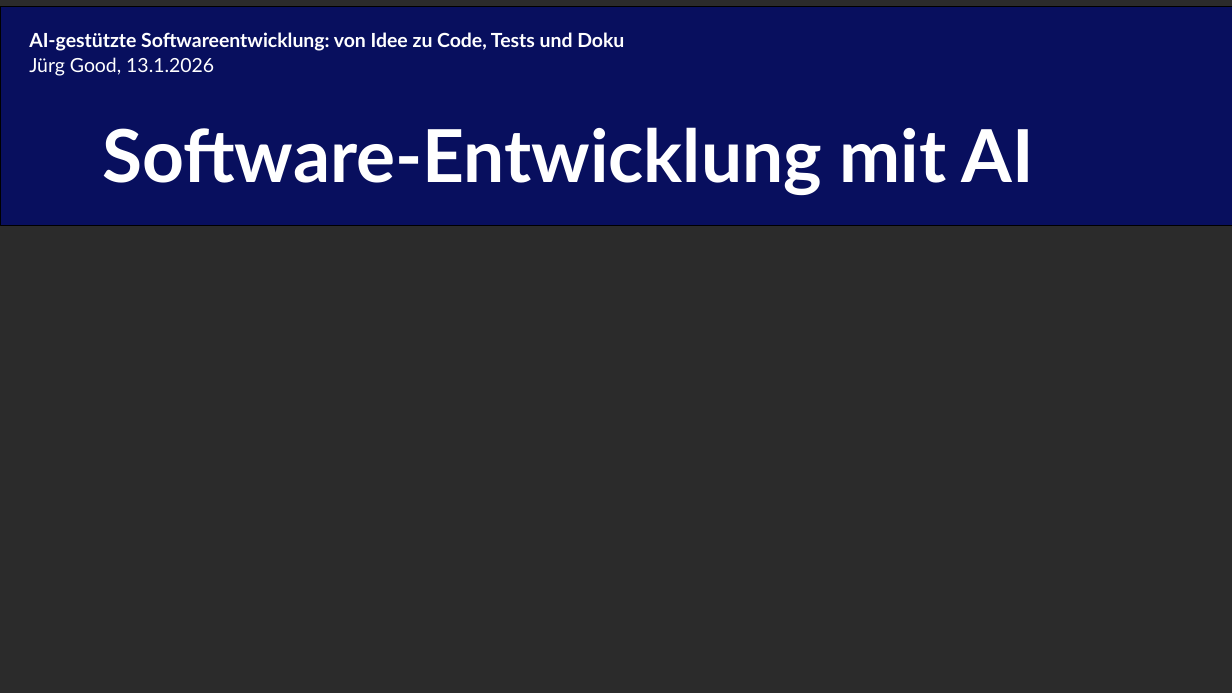
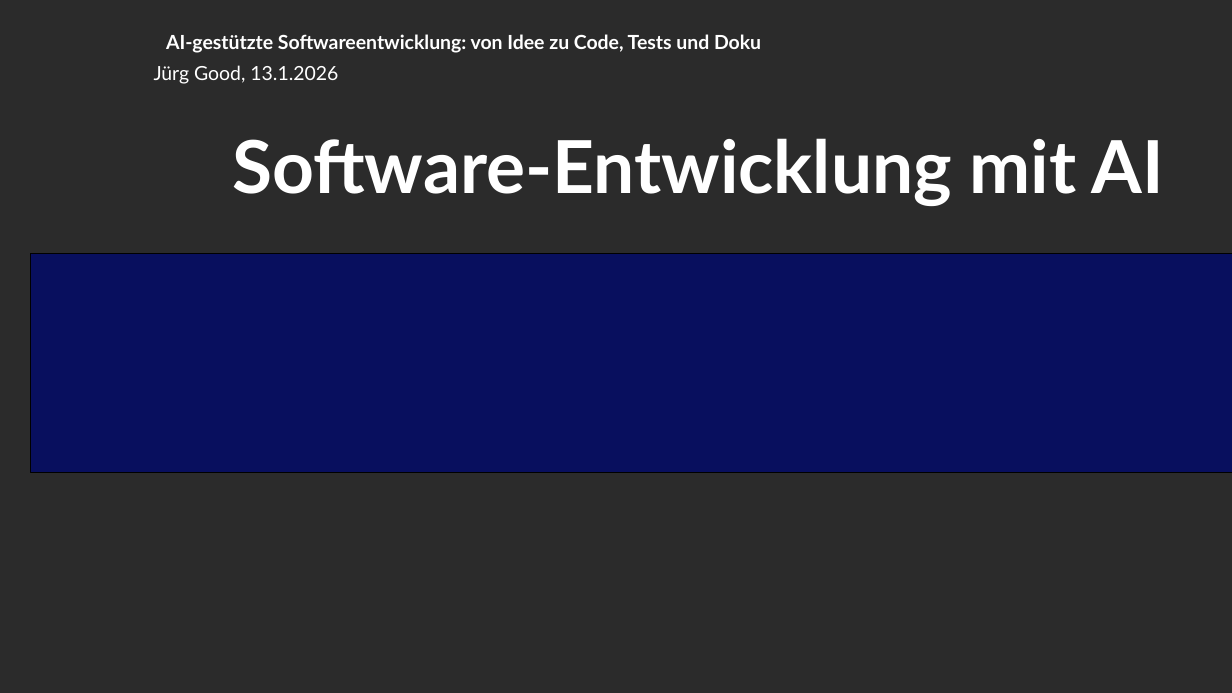
Before and after one commit to JuergGood/angularai, a slide deck: slide 1 of doc/ai/presentation/SoftwareEntwicklungAI.pptx. Drawn at 1232x693 pixels with LibreOffice and Linux fonts; fonts in the diff are those of the drawing; background and template pictures are left out; a plain dark background stands for a picture behind light text. Boxes give left, top, right and bottom in pixels: in the first picture for what was removed or moved away, otherwise in the second. Text is boxed around its words. In the diff, an @@ line names an element or a change of style, - is before the commit and + after.

```diff
--- a/doc/ai/presentation/SoftwareEntwicklungAI.pptx
+++ b/doc/ai/presentation/SoftwareEntwicklungAI.pptx
@@ subtitle "AI-gestützte Softwareentwicklung: von Idee zu ...": place and size @@
-subtitle "AI-gestützte Softwareentwicklung: von Idee zu ..." at <box>29,32,624,51</box>
+subtitle "AI-gestützte Softwareentwicklung: von Idee zu ..." at <box>166,34,761,53</box>
@@ text "Jürg Good, 13.1.2026": place and size @@
-text "Jürg Good, 13.1.2026" at <box>29,57,214,76</box>
+text "Jürg Good, 13.1.2026" at <box>154,65,338,84</box>
@@ title "Software-Entwicklung mit AI": place and size @@
-title "Software-Entwicklung mit AI" at <box>102,127,1034,195</box>
+title "Software-Entwicklung mit AI" at <box>232,138,1164,206</box>
@@ rectangle: place and size @@
-rectangle at <box>0,7,1232,225</box>
+rectangle at <box>31,253,1232,471</box>
```
Also in this commit, not shown: 7 other files.
